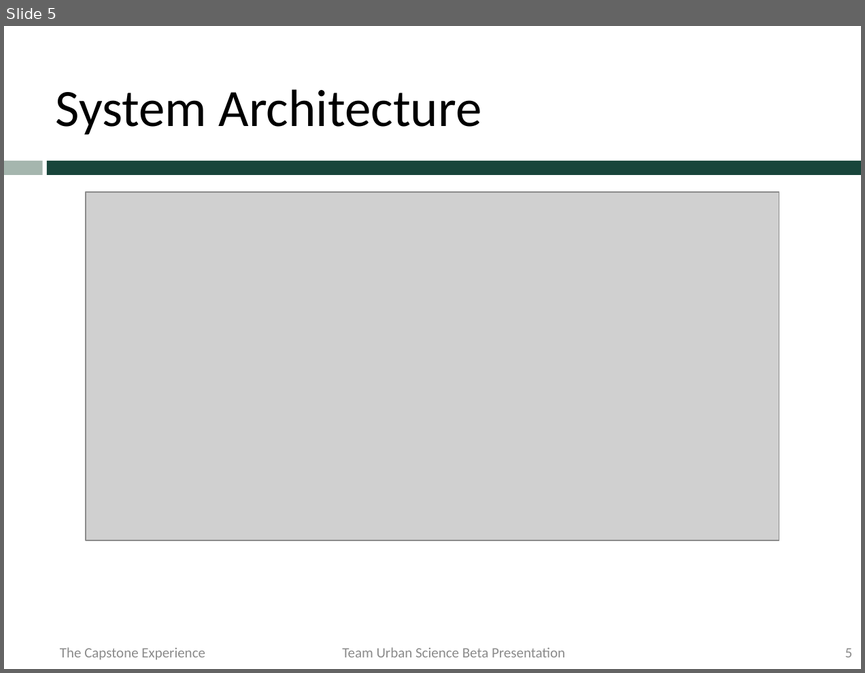
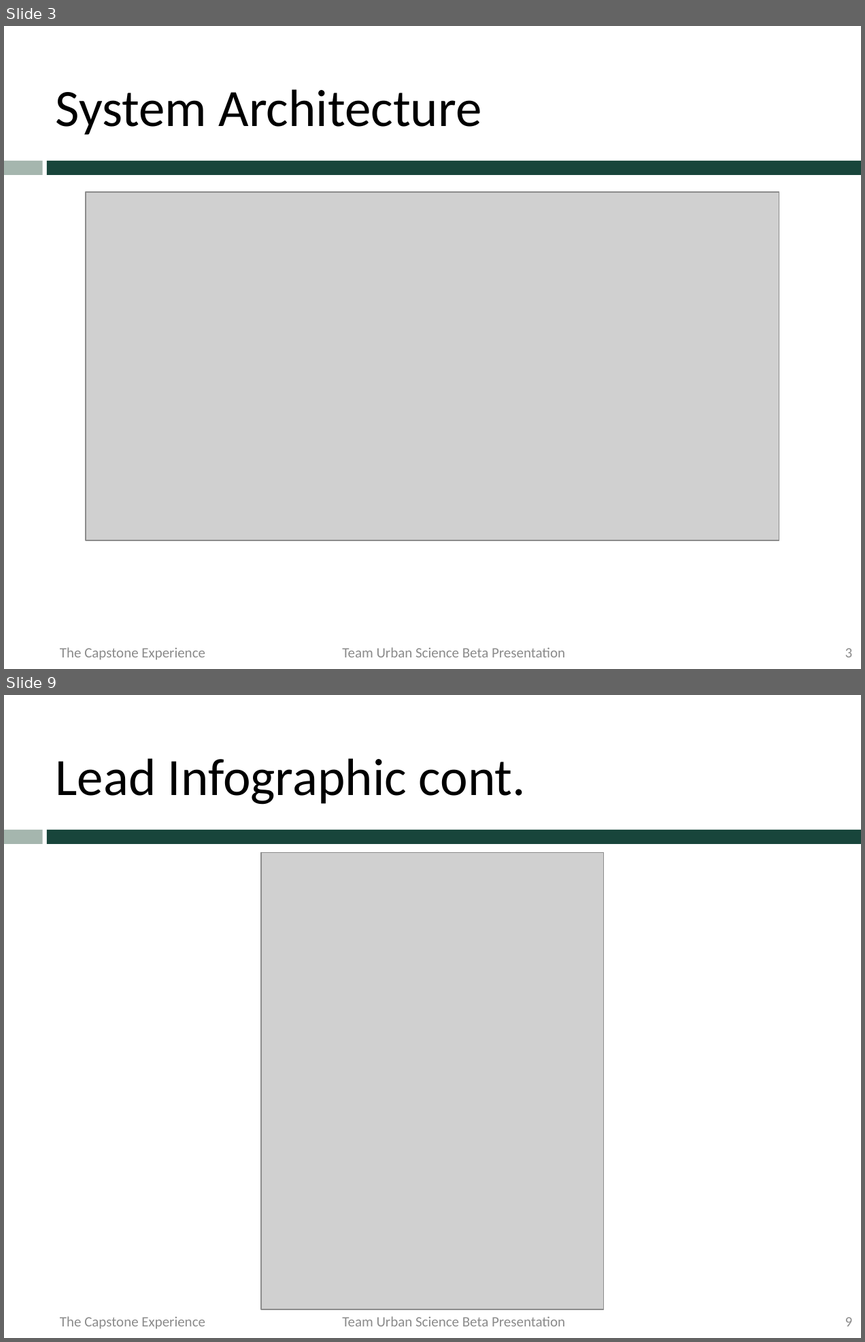
Before and after one commit to msu-capstone-team-urban-science/infographic-generator, a slide deck: documents/presentations/beta-presentation/team-urban-science-beta-presentation.pptx. Shown one above the other, each under a label of ours: slide 5 before the commit, slides 3 and 9 after it; the slides between them are not shown. The pictures are 865x673 and 865x1342 pixels, drawn with LibreOffice and Linux fonts; fonts in the diff are those of the drawing; grey boxes stand for pictures; background and template pictures are left out. Boxes give left, top, right and bottom in pixels: in the first picture for what was removed or moved away, otherwise in the second. Text is boxed around its words. In the diff, an @@ line names an element or a change of style, - is before the commit and + after.

Commit message:
Adding beta presentation screenshots

```diff
--- a/documents/presentations/beta-presentation/team-urban-science-beta-presentation.pptx
+++ b/documents/presentations/beta-presentation/team-urban-science-beta-presentation.pptx
@@ slide 9 added at <box>4,695,861,1338</box>, background picture (left out); not listed: 2 template elements that a slide beside it also shows @@
@@ title added at <box>56,758,526,804</box>, 44 pt, text #000000 @@
+Lead Infographic cont.
@@ picture added at <box>261,853,604,1309</box> @@
@@ text added at <box>60,1316,205,1329</box>, 12 pt, text #8C8C8C @@
+The Capstone Experience
@@ text added at <box>342,1316,565,1326</box>, 12 pt, text #8C8C8C @@
+Team Urban Science Beta Presentation
@@ page number added at <box>845,1317,853,1326</box>, 12 pt, text #8C8C8C @@
+9
@@ what was slide 5 is now slide 3 @@
@@ page number at <box>845,648,853,657</box>: text changed @@
-5
+3
```
Also in this commit, not shown: 7 slides changed, 1 other slide added.
